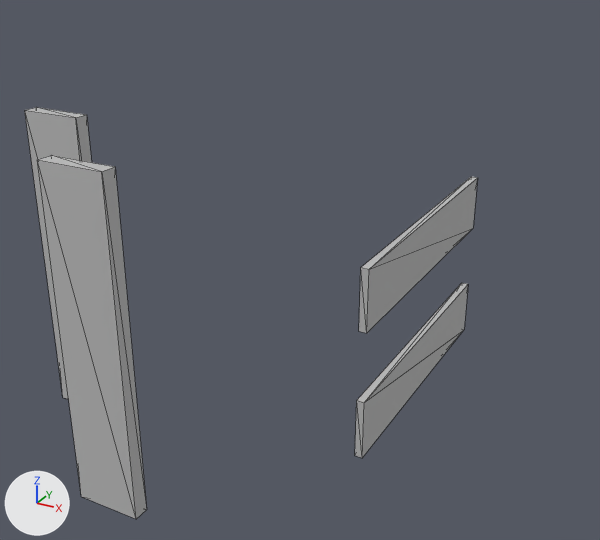
An edit to the OBJ model FIT2096 - Week 7/Assets/Meshes/level.obj, drawn before and after from the same camera.
One viewpoint serves both versions: a 50 mm camera at (5.95, -12.47, 7.29) aimed at (-1.18, 0.5, 0.8). Every picture has the same lights, and +X, +Y and +Z are marked at lower left. Mesh edges are drawn as thin lines. Where no turn or scale is listed for an object, it has been applied to the vertices. Vertices at the same position are counted once.

Names of what the first picture shows: 'level'.
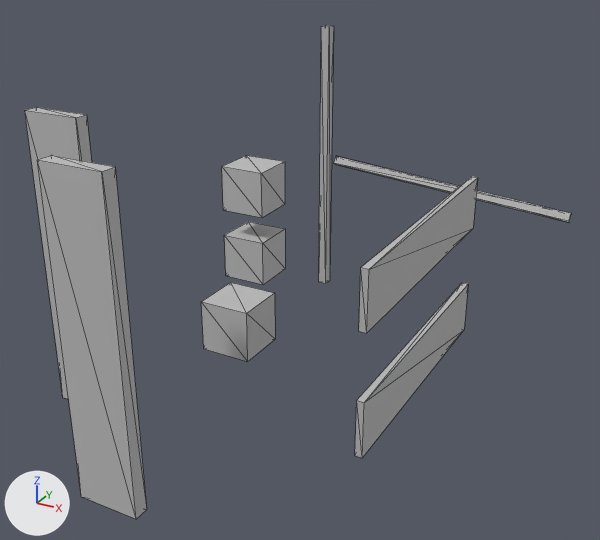
Commit message: Basic Level editor working!

What changed in the scene script:
```text
Change me_level:
    used by ob_level; location = (0.0, 0.0, 0.0)
    remove me_level.from_pydata(...)  # 32 vertices, 48 faces; spans x -3.56..1.69, y -5.51..2.09, z -0.5..4.49
    add me_level.from_pydata(...)  # 72 vertices, 108 faces; spans x -3.94..2.48, y -5.51..7.81, z -1.58..4.77
    me_level part 1: a new loose piece, a box spanning x -2.42..-1.42, y -1.08..-0.08, z -0.5..0.5, in mat_initialshadinggroup (grey #bcbcbc)
    me_level part 2: a new loose piece, a box spanning x -3.94..-2.94, y 2.0..3.0, z -0.5..0.5, in mat_initialshadinggroup (grey #bcbcbc)
    me_level part 3: a new loose piece, a box spanning x -3.94..-2.94, y 2.0..3.0, z 1.09..2.09, in mat_initialshadinggroup (grey #bcbcbc)
    me_level part 4: a new loose piece, a box spanning x -3.02..-2.81, y 4.84..5.05, z -1.58..4.77, in mat_initialshadinggroup (grey #bcbcbc)
    me_level part 5
    8 vertices are added at x -3.86..2.48, y 7.26..7.81, z 0.08..1.01
    12 new faces join them
```

Changed parts and their boxes (x1, y1, x2, y2) in the pictures (600 x 540 px):
'level', reshaped (21% wider, 20% taller): before (25, 107, 477, 519); after (25, 25, 571, 519)
part 1 of me_level, added: after (201, 282, 275, 361)
part 2 of me_level, added: after (224, 222, 285, 285)
part 3 of me_level, added: after (222, 155, 285, 218)
part 4 of me_level, added: after (319, 25, 334, 283)
part 5 of me_level, added: after (334, 156, 571, 223)
